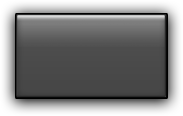
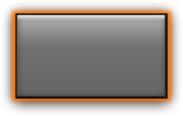
Before/after of a (183, 116) layered artwork. What changed in the layer stack:
showed "highlight" over [8, 7, 175, 105]
added group "squared light" with 4 layers above "squared" over [14, 12, 168, 99]
added layer "innerBorder" (1st of 2, in "squared light") in group "squared light" over [17, 15, 166, 97]
added layer "Border" (1st of 2, in "squared light") in group "squared light" over [15, 13, 168, 99]
added layer "sheen" (1st of 2, in "squared light") (overlay, 46%) in group "squared light" over [14, 12, 168, 47]
added layer "body" (1st of 2, in "squared light") (87%) in group "squared light" over [15, 14, 168, 99]
hid group "squared" (4 layers) over [14, 12, 168, 99]
